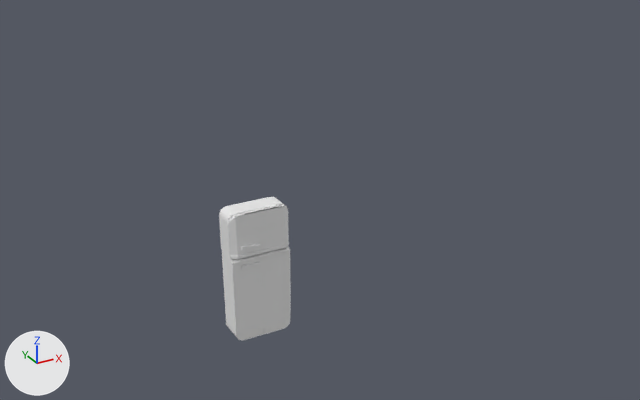
The Blender file 01-Models/mg-kuehlschrank.blend as it was, and as the next commit left it.
Both versions are drawn from a camera (50 mm lens) standing at (-26.1, -58.5, 35.6) and looking at (4.7, -2.4, 7.6). The lights are fixed; the arrows at lower left show +X, +Y and +Z.

The first picture shows 'henkel', 'kühlschrank', 'tür'.
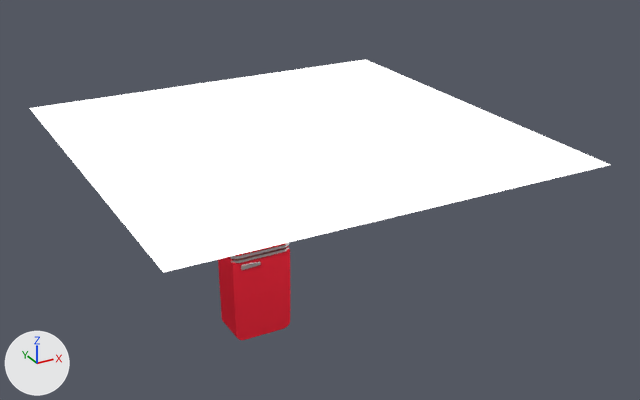
Where the change shows, as pixel boxes (x1, y1, x2, y2) in the pictures (640 x 400 px):
'Plane', shown: after (29, 59, 610, 273)
'tür', moved: before (231, 247, 291, 341); after (231, 247, 290, 340)
'kühlschrank', reshaped: before (219, 197, 289, 336); after (218, 243, 289, 336)
'henkel.001', recoloured: (241, 262, 261, 270) in both
'henkel', recoloured: (240, 243, 260, 252) in both
part 1 of me_plane_004, recoloured (white to red): (232, 249, 290, 340) in both
part 2 of me_plane_004, recoloured: (232, 247, 288, 263) in both
part 3 of me_cube, built on: before (230, 259, 236, 336); after (218, 259, 236, 336)
part 4 of me_cube, recoloured (white to red): before (219, 197, 289, 335); after (222, 243, 289, 335)
part 5 of me_cube, recoloured: (230, 243, 289, 259) in both

What changed in the scene script:
```text
Add mat_red:
    mat_red = diffuse_material('red')
    mat_red.base_color = (0.8, 0.0234, 0.0451)  # red #e72a3c
Add mat_metall:
    mat_metall = bpy.data.materials.new('metall')
    mat_metall.use_nodes = True; mat_metall.node_tree.nodes.clear()
    _N = mat_metall.node_tree.nodes; _L = mat_metall.node_tree.links
    n0 = _N.new('ShaderNodeOutputMaterial'); n0.name = 'Material Output'
    n1 = _N.new('ShaderNodeBsdfAnisotropic'); n1.name = 'Glossy BSDF'
    n1.distribution = 'GGX'
    n1.inputs[1].default_value = 0.316  # 'Roughness'
    _L.new(n1.outputs[0], n0.inputs[0])  # 'BSDF' to 'Surface'
Change me_plane_005:
    where me_plane_005.from_pydata(...)  # 77 vertices, 42 faces, 1 loose edge; spans x -2.58..-0.83, y -2.08..-1.92, z -0.25..0.22
    add me_plane_005.materials.append(mat_metall)
Change me_plane_004:
    used by ob_tür; location = (0.0, -0.29, 0.0)
    remove me_plane_004.from_pydata(...)  # 51 vertices, 33 faces, 2 loose edges; spans x -2.52..0.03, y -1.33..-1.0, z -3.8..3.59
    add me_plane_004.from_pydata(...)  # 55 vertices, 37 faces, 2 loose edges; spans x -2.52..0.03, y -1.33..-1.0, z -3.8..3.59
    me_plane_004 part 1: 29 faces spanning x -2.52..0.03, y -1.33..-1.0, z -3.8..3.59 switch from no material to mat_red (red #e72a3c)
    me_plane_004 part 2: 3 faces spanning x -2.52..0.0, y -1.33..-1.0, z 3.38..3.59 switch from no material to mat_metall
Change me_plane_001:
    where me_plane_001.from_pydata(...)  # 77 vertices, 42 faces, 1 loose edge; spans x -2.58..-0.83, y -2.08..-1.92, z -0.25..0.22
    add me_plane_001.materials.append(mat_metall)
Change me_cube:
    used by ob_kühlschrank; location = (0.0, 0.0, 2.75); scale = (1.47, 1.0, 3.19)
    remove me_cube.from_pydata(...)  # 337 vertices, 313 faces, 9 loose edges; spans x -1.73..0.05, y -1.57..0.7, z -2.06..1.43
    add me_cube.from_pydata(...)  # 396 vertices, 373 faces, 9 loose edges; spans x -1.73..0.05, y -1.57..1.63, z -2.06..1.43
    me_cube part 3
    14 faces are deleted
    16 vertices are added at x -1.69..0.01, y -1.29..-1.0, z -2.06..0.26
    26 new vertices lie (0.0, 0.93, 0.0) away from vertices in x -1.73..0.01, y 0.7, z -2.06..1.43
    17 new vertices lie (0.0, 0.94, 0.0) away from vertices in x -1.72..0.05, y 0.69, z -1.84..0.31
    74 new faces join them, mat_red (red #e72a3c)
    me_cube part 4: 290 faces spanning x -1.73..0.05, y -1.57..0.7, z -2.06..1.43 switch from mat_material (white #e7e7e7) to mat_red (red #e72a3c)
    me_cube part 5: 9 faces spanning x -1.72..0.01, y -1.57..-1.17, z 0.3..0.38 switch from mat_material (white #e7e7e7) to mat_metall
Change ob_tür:
    ob_tür.location: (0.0, -0.29, 0.0) -> (0.0, -0.27, 0.0)
Change ob_plane:
    remove ob_plane.hide_set(True)  # its collection is switched off
    ob_plane.location: (2.51, 0.0, 13.52) -> (2.51, -2.54, 13.52)
    ob_plane.scale: (5.12, 5.12, 5.12) -> (16.0, 16.0, 16.0)
```
